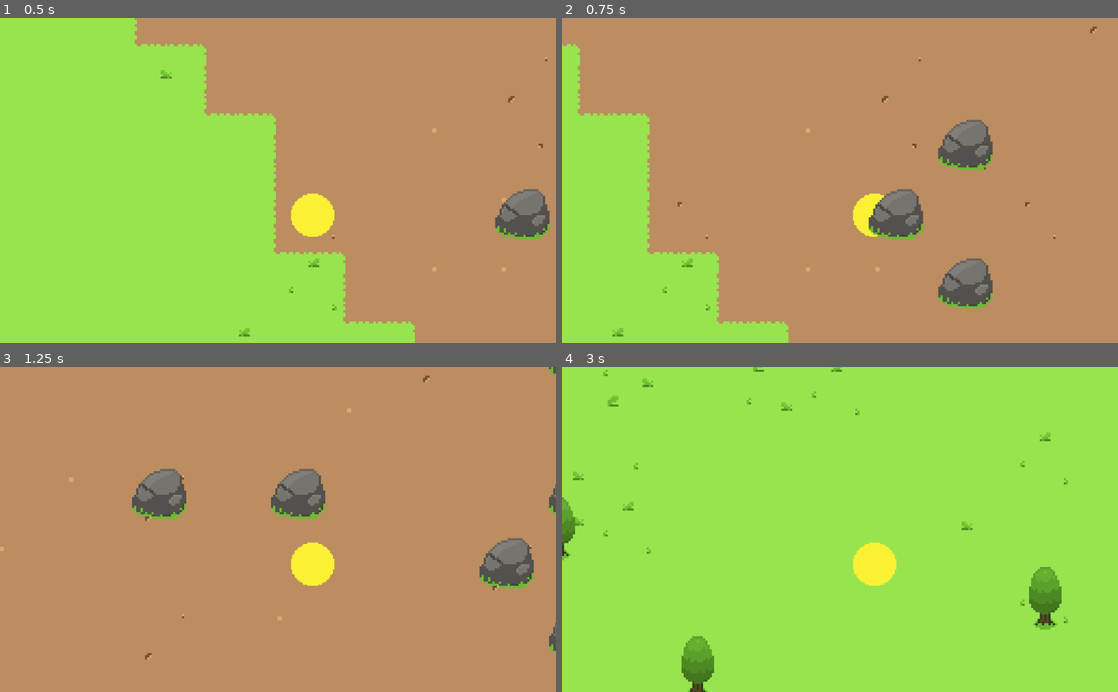
Above: before the commit, frames 1-4 (two rows, left to right).
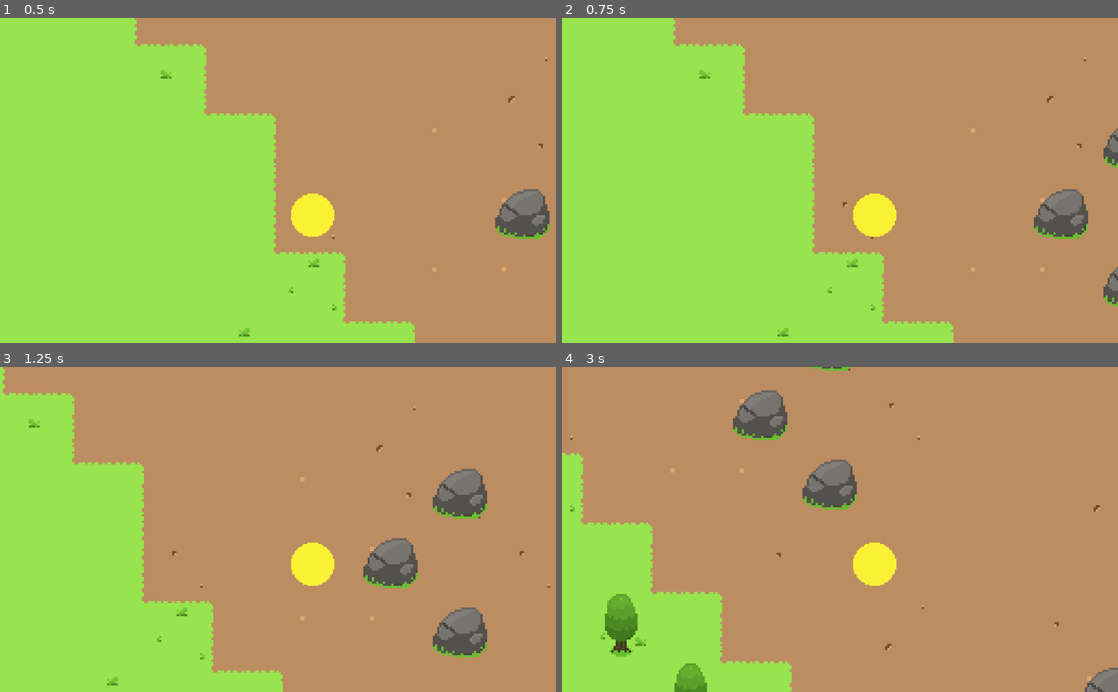
Above: after the commit, the same moments.

Repository: SkyMudder/Game
Game: Godot game, scene res://Main.tscn
The game is run twice, just before and just after one commit, with the same random seed, the same clock (stepped at 60 frames per second) and the same inputs.
Inputs:
- Up to frame 1 (0.5 s): no input
- Up to frame 2 (0.75 s): tap Enter at 0.5 s; hold Right (ui_right) from 0.53 s (still down)
- Up to frame 3 (1.25 s): keep holding Right (ui_right)
- Up to frame 4 (3 s): release Right (ui_right) at 1.28 s; hold Down (ui_down) 1.28-2.03 s; hold Right (ui_right) 2.03-2.78 s; hold Up (ui_up) from 2.78 s (still down)

Frame 1 is identical in both runs. In frame 2, 35% of the frame differs, in the area x 0-100%, y 0-100%; in frame 3, 33%; in frame 4, 87%.

Commit message:
Previous commit should contain these files too

Diff:
--- a/Scenes/Rock.tscn
+++ b/Scenes/Rock.tscn
@@ -1,9 +1,18 @@
-[gd_scene load_steps=2 format=2]
+[gd_scene load_steps=3 format=2]
 
 [ext_resource path="res://Sprites/Rock.png" type="Texture" id=1]
 
-[node name="Node2D" type="Node2D"]
+[sub_resource type="CapsuleShape2D" id=1]
+radius = 6.24047
+height = 13.79
+
+[node name="StaticBody2D" type="StaticBody2D"]
 
 [node name="Rock" type="Sprite" parent="."]
 position = Vector2( 16, 16 )
 texture = ExtResource( 1 )
+
+[node name="CollisionShape2D" type="CollisionShape2D" parent="."]
+position = Vector2( 16.6307, 20.2045 )
+rotation = 1.5708
+shape = SubResource( 1 )
--- a/Scenes/Tree.tscn
+++ b/Scenes/Tree.tscn
@@ -1,9 +1,16 @@
-[gd_scene load_steps=2 format=2]
+[gd_scene load_steps=3 format=2]
 
 [ext_resource path="res://Sprites/Tree.png" type="Texture" id=1]
 
-[node name="Node2D" type="Node2D"]
+[sub_resource type="RectangleShape2D" id=1]
+extents = Vector2( 5.91702, 3.02602 )
+
+[node name="StaticBody2D" type="StaticBody2D"]
 
 [node name="Tree" type="Sprite" parent="."]
 position = Vector2( 16, 16 )
 texture = ExtResource( 1 )
+
+[node name="CollisionShape2D" type="CollisionShape2D" parent="."]
+position = Vector2( 16.5303, 27.8891 )
+shape = SubResource( 1 )
--- a/Scripts/Player.gd
+++ b/Scripts/Player.gd
@@ -2,9 +2,9 @@
 
 
 var velocity = Vector2.ZERO	# Player Velocity
-const MAX_SPEED = 100 * 10
-const ACCELERATION = 400 * 10
-const FRICTION = 300 * 10
+const MAX_SPEED = 100
+const ACCELERATION = 500
+const FRICTION = 500
 
 signal on_player_moved	# Signal used to notify other Nodes of a Player Movement
 
